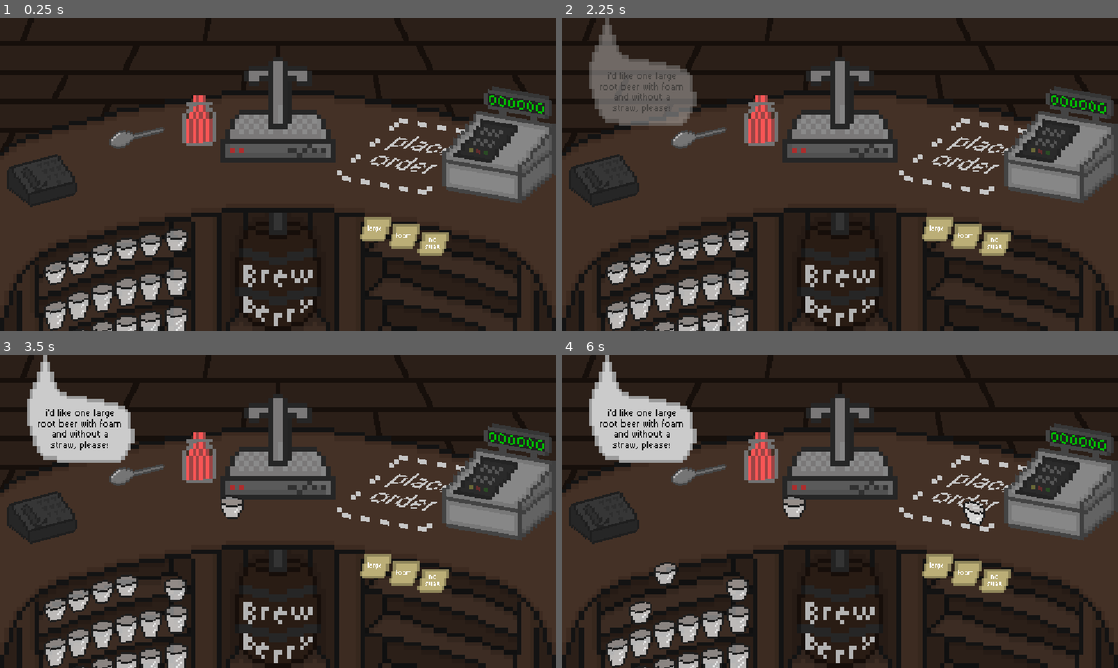
Above: before the commit, frames 1-4 (two rows, left to right).
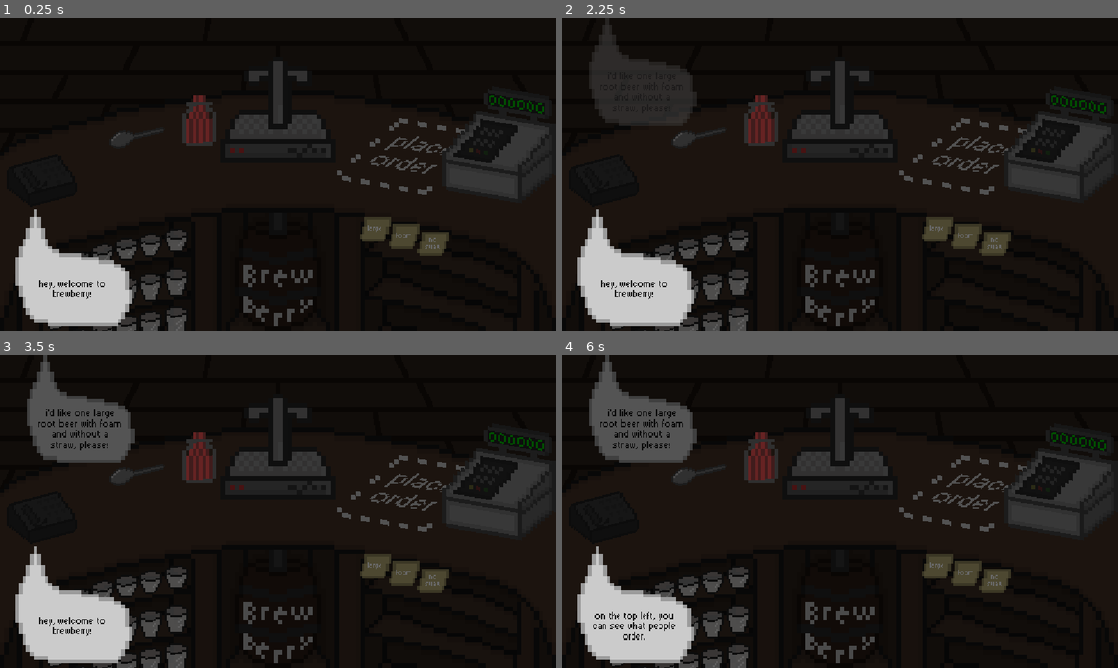
Above: after the commit, the same moments.

Repository: RafaeloxMC/brewberry
Game: Godot game, scene res://scenes/game.tscn
Two runs of this game, one before a commit and one after it. Both use one fixed random seed, a clock stepped at 60 frames per second and the inputs below. The project has no main scene, so this scene is started directly.
Inputs (mouse positions are in pixels of both pictures, inside the frame that each line leads up to):
- Up to frame 1 (0.25 s): no input
- Up to frame 2 (2.25 s): tap Enter at 0.5 s; drag from (795, 149) to (973, 155) at 0.52 s; tap Space at 1.25 s; drag from (762, 121) to (973, 155) at 1.27 s; move the mouse to (739, 233) at 2.02 s; hold Right from 2.03 s (still down); tap Alt at 2.1 s
- Up to frame 3 (3.5 s): click (177, 570) at 2.3 s; release Right at 2.75 s; tap Enter at 2.75 s; drag from (150, 574) to (233, 486) at 2.77 s
- Up to frame 4 (6 s): tap Space at 3.5, 5 s; drag from (689, 580) to (973, 492) at 3.52 s; tap Enter at 4.25 s; drag from (662, 586) to (973, 492) at 4.27 s; move the mouse to (639, 592) at 5.02 s; hold Down 5.03-5.75 s; tap Alt at 5.1 s; click (639, 592) at 5.3 s; drag from (617, 602) to (762, 458) at 5.77 s

The runs differ from the first frame. In frame 1, 78% of the frame differs, in the area x 0-100%, y 0-100%; in frame 2, 79%; in frame 3, 79%; in frame 4, 79%.

Commit message:
Add tutorial with story

Diff:
--- a/scenes/game.tscn
+++ b/scenes/game.tscn
@@ -3,6 +3,7 @@
 [ext_resource type="Texture2D" uid="uid://ksikdboo53a0" path="res://assets/counter.png" id="1_uwrxv"]
 [ext_resource type="PackedScene" uid="uid://cs5wwm1ty3kd0" path="res://scenes/ui/bubble.tscn" id="1_vtaks"]
 [ext_resource type="Texture2D" uid="uid://0imy34dafskp" path="res://assets/floor.png" id="1_yqjtg"]
+[ext_resource type="PackedScene" uid="uid://8krges860wpf" path="res://scenes/ui/tutorial.tscn" id="2_dinhu"]
 [ext_resource type="PackedScene" uid="uid://cs8v2ww33xtad" path="res://scenes/fountain.tscn" id="3_lnu2h"]
 [ext_resource type="PackedScene" uid="uid://d0e7jpk72s2h5" path="res://scenes/cup.tscn" id="4_lbhrr"]
 [ext_resource type="PackedScene" uid="uid://b15eqk2cxq0gu" path="res://scenes/cash_register.tscn" id="5_iywne"]
@@ -35,6 +36,8 @@
 offset_bottom = 32.0
 scale = Vector2(5, 5)
 flip_h = true
+
+[node name="Tutorial" parent="CanvasLayer" unique_id=103318636 instance=ExtResource("2_dinhu")]
 
 [node name="Floor" type="TextureRect" parent="." unique_id=2125246696]
 layout_mode = 1
--- /dev/null
+++ b/scenes/ui/tutorial.tscn
@@ -0,0 +1,58 @@
+[gd_scene format=3 uid="uid://8krges860wpf"]
+
+[ext_resource type="Script" uid="uid://v8n2cd2qi36y" path="res://scripts/tutorial.gd" id="1_6e533"]
+[ext_resource type="Texture2D" uid="uid://bpxplnb43dvn4" path="res://assets/bubble.png" id="1_k8r76"]
+[ext_resource type="FontFile" uid="uid://digm3x8bedixb" path="res://assets/fonts/pixelsix00.ttf" id="3_4de72"]
+
+[sub_resource type="LabelSettings" id="LabelSettings_a751v"]
+font = ExtResource("3_4de72")
+font_color = Color(0.09019608, 0.09019608, 0.09019608, 1)
+
+[node name="Tutorial" type="Control" unique_id=103318636]
+layout_mode = 3
+anchors_preset = 15
+anchor_right = 1.0
+anchor_bottom = 1.0
+grow_horizontal = 2
+grow_vertical = 2
+script = ExtResource("1_6e533")
+
+[node name="Background" type="ColorRect" parent="." unique_id=1244814228]
+layout_mode = 1
+anchors_preset = 15
+anchor_right = 1.0
+anchor_bottom = 1.0
+grow_horizontal = 2
+grow_vertical = 2
+color = Color(0, 0, 0, 0.5882353)
+
+[node name="Bubble" type="TextureRect" parent="." unique_id=847570699]
+layout_mode = 0
+offset_left = 32.0
+offset_top = 396.0
+offset_right = 274.0
+offset_bottom = 638.0
+texture = ExtResource("1_k8r76")
+
+[node name="Label" type="Label" parent="Bubble" unique_id=1824027018]
+custom_minimum_size = Vector2(201, 106)
+custom_maximum_size = Vector2(201, 106)
+layout_mode = 1
+anchors_preset = -1
+anchor_left = 0.5
+anchor_top = 0.708
+anchor_right = 0.5
+anchor_bottom = 0.708
+offset_left = -103.0
+offset_top = -57.336
+offset_right = 98.0
+offset_bottom = 48.664
+grow_horizontal = 2
+grow_vertical = 2
+text = "yo, tutorial text here"
+label_settings = SubResource("LabelSettings_a751v")
+horizontal_alignment = 1
+vertical_alignment = 1
+autowrap_mode = 3
+
+[connection signal="gui_input" from="." to="." method="_on_gui_input"]
--- /dev/null
+++ b/scripts/tutorial.gd
@@ -0,0 +1,46 @@
+extends Control
+
+# fade in?
+
+@onready var label: Label = $Bubble/Label
+
+var hints := [
+	"hey, welcome to brewberry!",
+	"this is my own little root beer store.",
+	"thank you for helping out, i'm really sick at the moment.",
+	"let me explain everything quickly:",
+	"on the top left, you can see what people order.",
+	"of course, they don't repeat themselves forever!",
+	"therefore, you can see these three sticky notes to your right.",
+	"they show, what the customer wants:",
+	"the size of the drink, whether to remove the foam or not,",
+	"and if you should add a straw!",
+	"start by picking a glass from the shelf. hold it under the tap. important:",
+	"there are two red buttons. under no circumstances, press the right one.",
+	"the left one dispenses the drink.",
+	"what the right one does... just dont press it...",
+	"i'd tell you to ask the last brrkeeper but he's not here anymore.",
+	"oh well, whatever! if you finished dispensing the drink,",
+	"make sure to add the special requirements for the order. if the customer",
+	"doesn't want foam, just use the spoon! if they want a straw, add one!",
+	"the order doesn't matter here.",
+	"your drink won't explode, unlike the machine, right! ha ha ha!",
+	"okay, once you are finished, just place the drink in the pickup area",
+	"and get your hard-earned cash!"
+	]
+var i = 0
+
+func _ready() -> void:
+	label.text = hints[i]
+
+func _on_gui_input(event: InputEvent) -> void:
+	if event.is_action("lmb") && event.is_pressed():
+		go_to_next_info()
+
+func go_to_next_info() -> void:
+	if i >= hints.size() - 1:
+		self.queue_free()
+		return
+	i += 1
+	label.text = hints[i]
+	pass
Not shown, added: scripts/tutorial.gd.uid
